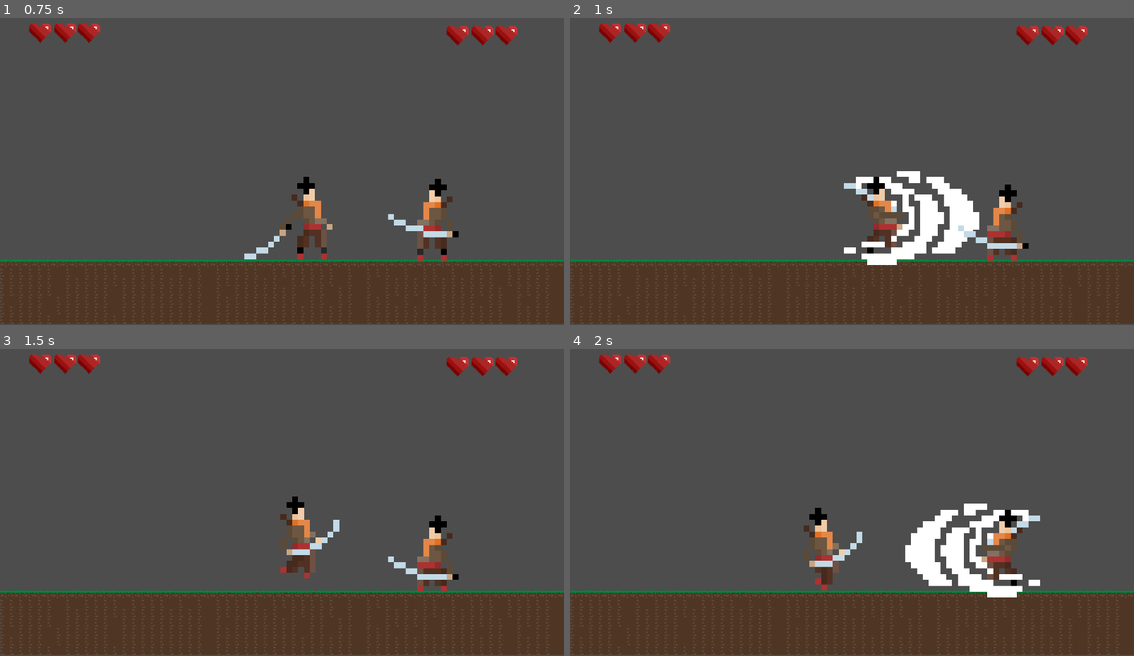
Above: before the commit, frames 1-4 (two rows, left to right).
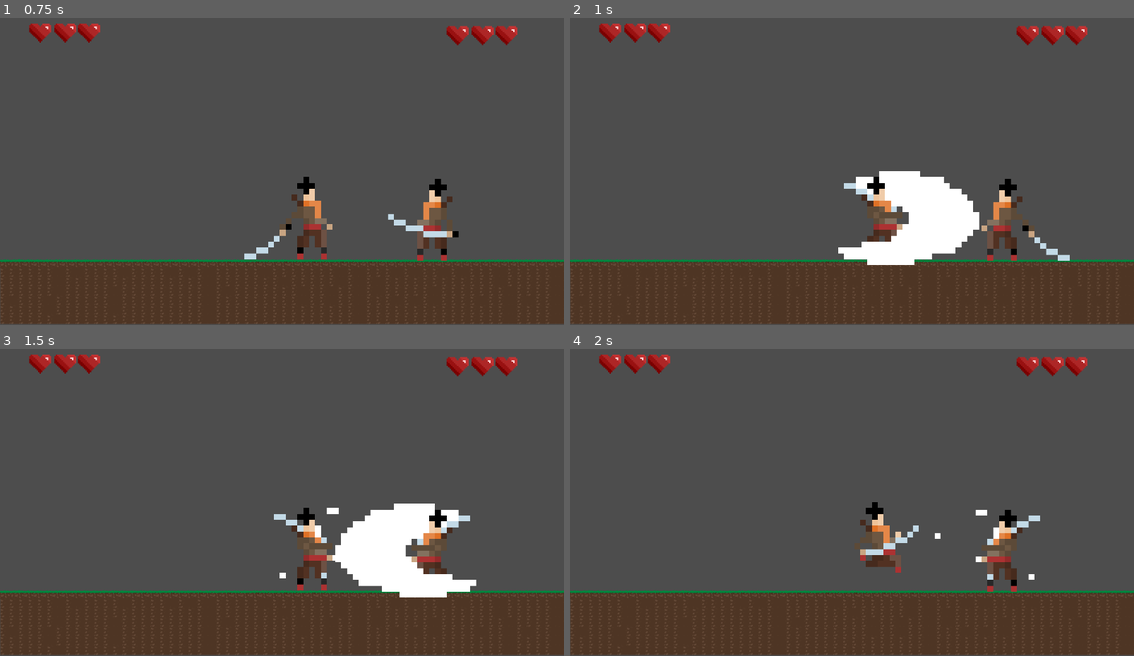
Above: after the commit, the same moments.

Repository: joaokanta/fighting-game
Game: Godot game, scene res://main.tscn
The game is run twice, just before and just after one commit, with the same random seed, the same clock (stepped at 60 frames per second) and the same inputs.
Inputs:
- Up to frame 1 (0.75 s): hold D (player_1_move_right) from 0.53 s (still down); tap J (player_1_attack) at 0.6 s
- Up to frame 2 (1 s): keep holding D (player_1_move_right); tap N (player_2_attack, bound only after the commit) at 0.8 s
- Up to frame 3 (1.5 s): release D (player_1_move_right) at 1.28 s; hold A (player_1_move_left) from 1.28 s (still down); tap N (player_2_attack, bound only after the commit) at 1.35 s
- Up to frame 4 (2 s): keep holding A (player_1_move_left); tap K (player_2_attack, bound only before the commit) at 1.55 s

Frame 1 is identical in both runs. In frame 2, 2.4% of the frame differs, in the area x 47-89%, y 49-81%; in frame 3, 6.4%, in the area x 48-85%, y 48-81%; in frame 4, 4.8%.

Commit message:
added blocking and parrying + parry slowmo

Diff:
--- a/main.gd
+++ b/main.gd
@@ -1,22 +1,31 @@
 extends Node
 
-var player_1_health = 3
-var player_2_health = 3
-
 func _ready():
-	$Player.set_commands("player_1_move_left", "player_1_move_right", "player_1_attack")
-	$Player2.set_commands("player_2_move_left", "player_2_move_right", "player_2_attack")
+	$Player.set_commands("player_1_move_left", "player_1_move_right", "player_1_attack", "player_1_parry")
+	$Player2.set_commands("player_2_move_left", "player_2_move_right", "player_2_attack", "player_2_parry")
 	$Player2.flip()
 
 func _on_player_take_damage():
 	$HUD.player_1_take_damage()
-	player_1_health -= 1
-	if player_1_health == 0:
-		$HUD.game_over("PLAYER 2")
-
 
 func _on_player_2_take_damage():
 	$HUD.player_2_take_damage()
-	player_2_health -= 1
-	if player_2_health == 0:
-		$HUD.game_over("PLAYER 1")
+
+func _on_player_died():
+	$HUD.game_over("PLAYER 2")
+
+func _on_player_2_died():
+	$HUD.game_over("PLAYER 1")
+
+func _on_player_parried():
+	var tween = get_tree().create_tween().set_parallel()
+	tween.tween_property(Engine, "time_scale", 0.5, 0.25)
+	tween.tween_property($AudioStreamPlayer, "pitch_scale", 0.5, 0.25)
+	$SlowMoTimer.start()
+
+
+func _on_slow_mo_timer_timeout():
+	var tween = get_tree().create_tween().set_parallel()
+	tween.tween_property(Engine, "time_scale", 1, 0.1)
+	tween.tween_property($AudioStreamPlayer, "pitch_scale", 1, 0.1)
+	print()
--- a/main.tscn
+++ b/main.tscn
@@ -1,9 +1,10 @@
-[gd_scene load_steps=5 format=3 uid="uid://bfur1yeblr585"]
+[gd_scene load_steps=6 format=3 uid="uid://bfur1yeblr585"]
 
 [ext_resource type="Script" path="res://main.gd" id="1_2bq0o"]
 [ext_resource type="PackedScene" uid="uid://bii0ryidhirca" path="res://player.tscn" id="1_mfvrx"]
 [ext_resource type="PackedScene" uid="uid://ctvkptw0vvbdp" path="res://grass.tscn" id="2_ul7x4"]
 [ext_resource type="PackedScene" uid="uid://dmj1ef7dscsww" path="res://HUD.tscn" id="3_3iran"]
+[ext_resource type="AudioStream" uid="uid://drgr110xmwks1" path="res://26. Hugo The Circuit (R1).mp3" id="5_2q7oc"]
 
 [node name="Main" type="Node"]
 script = ExtResource("1_2bq0o")
@@ -19,5 +20,18 @@
 [node name="Player2" parent="." instance=ExtResource("1_mfvrx")]
 position = Vector2(1459, 724)
 
+[node name="SlowMoTimer" type="Timer" parent="."]
+wait_time = 0.5
+one_shot = true
+
+[node name="AudioStreamPlayer" type="AudioStreamPlayer" parent="."]
+stream = ExtResource("5_2q7oc")
+autoplay = true
+
+[connection signal="died" from="Player" to="." method="_on_player_died"]
+[connection signal="parried" from="Player" to="." method="_on_player_parried"]
 [connection signal="take_damage" from="Player" to="." method="_on_player_take_damage"]
+[connection signal="died" from="Player2" to="." method="_on_player_2_died"]
+[connection signal="parried" from="Player2" to="." method="_on_player_parried"]
 [connection signal="take_damage" from="Player2" to="." method="_on_player_2_take_damage"]
+[connection signal="timeout" from="SlowMoTimer" to="." method="_on_slow_mo_timer_timeout"]
--- a/player.gd
+++ b/player.gd
@@ -4,12 +4,28 @@
 var screen_size
 
 signal take_damage
+signal parried
+signal died
 
+var health = 3
+
+var starting_attack = false
 var attacking = false
 var taking_damage = false
+var post_attack = false
+var dead = false
+var dying = false
+var blocking = false
+var blockstun = false
+var parrying = false
+var failed_parry = false
+var counter_attacking = false
+var flipped = false
+
 var move_right = "null"
 var move_left = "null"
 var attack_command = "null"
+var parry_command = "null"
 
 # Called when the node enters the scene tree for the first time.
 func _ready():
@@ -19,52 +35,165 @@
 
 # Called every frame. 'delta' is the elapsed time since the previous frame.
 func _process(delta):
-	if not attacking and not taking_damage:
-		var velocity = Vector2.ZERO
+	if dying:
+		$AnimatedSprite2D.animation = "dying"
+		return
+
+	if dead:
+		$AnimatedSprite2D.animation = "dead"
+		return
+
+	var velocity = Vector2.ZERO
+	if not is_movement_blocked():
 		if Input.is_action_pressed(move_right):
+			blocking = false
+			if flipped:
+				blocking = true
 			velocity.x += speed
 		if Input.is_action_pressed(move_left):
-			velocity.x -= speed * 0.8
+			blocking = true
+			if flipped:
+				blocking = false
+			velocity.x -= speed * 0.75
 		if Input.is_action_just_pressed(attack_command):
 			attack()
-
-		position += velocity * delta
-		position = position.clamp(Vector2.ZERO, screen_size)
+		if Input.is_action_just_pressed(parry_command):
+			parry()
 
 		if velocity.x != 0:
 			$AnimatedSprite2D.animation = "walk"
 		else:
 			$AnimatedSprite2D.animation = "idle"
 	else:
-		if attacking:
+		if blockstun:
+			blocking = true
+			velocity.x += get_knockback(1.2)
+			$AnimatedSprite2D.animation = "block"
+		elif parrying:
+			$AnimatedSprite2D.animation = "parry"
+		elif failed_parry:
+			$AnimatedSprite2D.animation = "failed_parry"
+		elif counter_attacking:
+			$AnimatedSprite2D.animation = "counter_attack"
+		elif starting_attack:
+			$AnimatedSprite2D.animation = "attack_startup"
+		elif attacking:
 			$AnimatedSprite2D.animation = "attack"
-		if taking_damage:
+		elif taking_damage:
+			velocity.x += get_knockback(0.8)
 			$AnimatedSprite2D.animation = "take_damage"
+		elif post_attack:
+			$AnimatedSprite2D.animation = "post_attack"
 
-func set_commands(move_left, move_right, attack_command):
+	position += velocity * delta
+	position = position.clamp(Vector2.ZERO, screen_size)
+
+
+func get_knockback(multi):
+	if not flipped:
+		return speed * -multi
+	return speed * multi
+
+
+func is_movement_blocked():
+	return attacking or taking_damage or post_attack or blockstun or starting_attack or counter_attacking or parrying or failed_parry
+
+func set_commands(move_left, move_right, attack_command, parry_command):
 	self.move_left = move_left
 	self.move_right = move_right
 	self.attack_command = attack_command
+	self.parry_command = parry_command
+
 
 func flip():
+	flipped = not flipped
+	if not flipped:
+		set_scale(Vector2(-1,1))
+		return
 	set_scale(Vector2(-1,1))
 
+
 func attack():
+	starting_attack = true
+	$AttackStartupTimer.start()
+
+
+func _on_attack_startup_timer_timeout():
+	starting_attack = false
 	attacking = true
 	$Hurtbox.monitorable = true
 	$AttackTimer.start()
 
+
 func _on_attack_timer_timeout():
 	attacking = false
 	$Hurtbox.monitorable = false
+	post_attack = true
+	$PostAttackTimer.start()
+
+
+func _on_post_attack_timer_timeout():
+	post_attack = false
+	failed_parry = false
+
+
+func parry():
+	parrying = true
+	$ParryTimer.start()
+
+
+func _on_parry_timer_timeout():
+	parrying = false
+	failed_parry = true
+	$PostAttackTimer.start()
+
+func _on_parry_animation_timer_timeout():
+	parrying = false
+	counter_attacking = true
+	$CounterAttackTimer.start()
+	$Hurtbox.set_deferred("monitorable", true)
+
+func _on_counter_attack_timer_timeout():
+	$Hitbox.set_deferred("monitoring", true)
+	$Hurtbox.monitorable = false
+	counter_attacking = false
+
 
 func _on_hitbox_area_entered(area):
+	if parrying:
+		parried.emit()
+		$ParryTimer.stop()
+		$ParryAnimationTimer.start()
+		$Hitbox.set_deferred("monitoring", false)
+		return
+
+	if blocking:
+		blockstun = true
+		$BlockstunTimer.start()
+		return
+
+	health -= 1
 	take_damage.emit()
-	taking_damage = true
-	$Hitbox.monitoring = true
-	$DamageTimer.start()
+	if health > 0:
+		attacking = false
+		$Hurtbox.set_deferred("monitorable", false)
+		taking_damage = true
+		$DamageTimer.start()
+		return
+	dying = true
+	$DyingTimer.start()
 
 
 func _on_damage_timer_timeout():
 	taking_damage = false
 	$Hitbox.monitoring = true
+
+
+func _on_dying_timer_timeout():
+	dying = false
+	dead = true
+	died.emit()
+
+
+func _on_blockstun_timer_timeout():
+	blockstun = false
--- a/player.tscn
+++ b/player.tscn
@@ -9,52 +9,43 @@
 [ext_resource type="Texture2D" uid="uid://wm2e3qefw0xr" path="res://sprites/Character/DefaultSkin/run_anim/with sword/walking_animation1.png" id="5_8u8rt"]
 [ext_resource type="Texture2D" uid="uid://bc5oc6usoy2pl" path="res://sprites/Character/DefaultSkin/side_slash_attack/side_attack_animation4.png" id="5_q0pra"]
 [ext_resource type="Texture2D" uid="uid://cvcqc11f6qks1" path="res://sprites/Character/DefaultSkin/run_anim/with sword/walking_animation2.png" id="6_1qqjx"]
+[ext_resource type="Texture2D" uid="uid://dr3kuah8dwekk" path="res://sprites/Character/DefaultSkin/up_slash_attack/up_slash_animation2.png" id="6_ec77s"]
 [ext_resource type="Texture2D" uid="uid://nokwo0q1t4tm" path="res://sprites/Character/DefaultSkin/side_slash_attack/side_attack_animation5.png" id="6_xuluc"]
 [ext_resource type="Texture2D" uid="uid://tjtfsjlicnrx" path="res://sprites/Character/DefaultSkin/side_slash_attack/side_attack_animation6.png" id="7_1tf4r"]
+[ext_resource type="Texture2D" uid="uid://cw0rhttgnlp5y" path="res://sprites/Character/DefaultSkin/deflect_horizontal_anim/no effects/deflect_horizontal_animation1.png" id="7_7ketx"]
+[ext_resource type="Texture2D" uid="uid://on6xswx88pf5" path="res://sprites/Character/DefaultSkin/die_anim/die_animation4.png" id="7_71vhe"]
+[ext_resource type="Texture2D" uid="uid://cg1k00f2c3kjc" path="res://sprites/Character/DefaultSkin/up_slash_attack/up_slash_animation3.png" id="7_jop3s"]
 [ext_resource type="Texture2D" uid="uid://chdpfuh8p0osf" path="res://sprites/Character/DefaultSkin/run_anim/with sword/walking_animation3.png" id="7_x6fbg"]
+[ext_resource type="Texture2D" uid="uid://6rcb3odnhln1" path="res://sprites/Character/DefaultSkin/die_anim/die_animation1.png" id="8_nx55q"]
 [ext_resource type="Texture2D" uid="uid://dfxc4iuuxynaf" path="res://sprites/Character/DefaultSkin/run_anim/with sword/walking_animation4.png" id="8_s2xwd"]
+[ext_resource type="Texture2D" uid="uid://rjrvgktlew1v" path="res://sprites/Character/DefaultSkin/up_slash_attack/up_slash_animation4.png" id="8_vtxe0"]
+[ext_resource type="Texture2D" uid="uid://bk8o62f3bbxel" path="res://sprites/Character/DefaultSkin/die_anim/die_animation2.png" id="9_0iohy"]
+[ext_resource type="Texture2D" uid="uid://cu6xkpogi0brc" path="res://sprites/Character/DefaultSkin/up_slash_attack/up_slash_animation5.png" id="9_imx8q"]
 [ext_resource type="Texture2D" uid="uid://ci4mx5lnw1k6o" path="res://sprites/Character/DefaultSkin/run_anim/with sword/walking_animation5.png" id="9_vu3i6"]
+[ext_resource type="Texture2D" uid="uid://vfqalrp1odkj" path="res://sprites/Character/DefaultSkin/die_anim/die_animation3.png" id="10_2tsv8"]
 [ext_resource type="Texture2D" uid="uid://bbjopf2c4ie86" path="res://sprites/Character/DefaultSkin/run_anim/with sword/walking_animation6.png" id="10_7xpon"]
+[ext_resource type="Texture2D" uid="uid://un4k0vnc6lao" path="res://sprites/Character/DefaultSkin/up_slash_attack/up_slash_animation6.png" id="10_lxs6o"]
 [ext_resource type="Texture2D" uid="uid://dwl1of2jev40u" path="res://sprites/Character/DefaultSkin/take_hit_anim/with sword/taking_hit_animation1.png" id="10_sqlkw"]
 [ext_resource type="Texture2D" uid="uid://bv1e6ywu75fje" path="res://sprites/Character/DefaultSkin/run_anim/with sword/walking_animation7.png" id="11_frpol"]
 [ext_resource type="Texture2D" uid="uid://uwbkj8djoy2q" path="res://sprites/Character/DefaultSkin/take_hit_anim/with sword/taking_hit_animation2.png" id="11_h3ax3"]
 [ext_resource type="Texture2D" uid="uid://btuljiylvwmj2" path="res://sprites/Character/DefaultSkin/run_anim/with sword/walking_animation8.png" id="12_xjwgd"]
+[ext_resource type="Texture2D" uid="uid://cgvf4o0uu8j0o" path="res://sprites/Character/DefaultSkin/deflect_vertical_anim/with effects/deflect_vertical_animation3.png" id="13_2ax8h"]
+[ext_resource type="Texture2D" uid="uid://b8wgcr3lp1mbd" path="res://sprites/Character/DefaultSkin/deflect_vertical_anim/with effects/deflect_vertical_animation5.png" id="15_r6qn3"]
 
 [sub_resource type="SpriteFrames" id="SpriteFrames_xmcfu"]
 animations = [{
 "frames": [{
 "duration": 1.0,
-"texture": ExtResource("3_un7dg")
-}, {
-"duration": 1.0,
-"texture": ExtResource("3_un7dg")
-}, {
-"duration": 1.0,
-"texture": ExtResource("3_un7dg")
-}, {
-"duration": 1.0,
-"texture": ExtResource("3_un7dg")
-}, {
-"duration": 1.0,
 "texture": ExtResource("4_opfar")
 }, {
 "duration": 1.0,
+"texture": ExtResource("4_opfar")
+}, {
+"duration": 1.0,
 "texture": ExtResource("5_q0pra")
 }, {
 "duration": 1.0,
 "texture": ExtResource("5_q0pra")
-}, {
-"duration": 1.0,
-"texture": ExtResource("6_xuluc")
-}, {
-"duration": 1.0,
-"texture": ExtResource("6_xuluc")
-}, {
-"duration": 1.0,
-"texture": ExtResource("6_xuluc")
-}, {
-"duration": 1.0,
-"texture": ExtResource("7_1tf4r")
 }],
 "loop": true,
 "name": &"attack",
@@ -62,6 +53,84 @@
 }, {
 "frames": [{
 "duration": 1.0,
+"texture": ExtResource("3_un7dg")
+}],
+"loop": true,
+"name": &"attack_startup",
+"speed": 5.0
+}, {
+"frames": [{
+"duration": 1.0,
+"texture": ExtResource("7_7ketx")
+}],
+"loop": true,
+"name": &"block",
+"speed": 5.0
+}, {
+"frames": [{
+"duration": 1.0,
+"texture": ExtResource("6_ec77s")
+}, {
+"duration": 1.0,
+"texture": ExtResource("7_jop3s")
+}, {
+"duration": 1.0,
+"texture": ExtResource("8_vtxe0")
+}, {
+"duration": 1.0,
+"texture": ExtResource("9_imx8q")
+}, {
+"duration": 1.0,
+"texture": ExtResource("10_lxs6o")
+}, {
+"duration": 1.0,
+"texture": ExtResource("10_lxs6o")
+}, {
+"duration": 1.0,
+"texture": ExtResource("10_lxs6o")
+}, {
+"duration": 1.0,
+"texture": ExtResource("10_lxs6o")
+}],
+"loop": true,
+"name": &"counter_attack",
+"speed": 20.0
+}, {
+"frames": [{
+"duration": 1.0,
+"texture": ExtResource("7_71vhe")
+}],
+"loop": true,
+"name": &"dead",
+"speed": 5.0
+}, {
+"frames": [{
+"duration": 1.0,
+"texture": ExtResource("8_nx55q")
+}, {
+"duration": 1.0,
+"texture": ExtResource("9_0iohy")
+}, {
+"duration": 1.0,
+"texture": ExtResource("10_2tsv8")
+}, {
+"duration": 1.0,
+"texture": ExtResource("7_71vhe")
+}],
+"loop": true,
+"name": &"dying",
+"speed": 5.0
+}, {
+"frames": [{
+"duration": 1.0,
+"texture": ExtResource("15_r6qn3")
+}],
+"loop": true,
+"name": &"failed_parry",
+"speed": 5.0
+}, {
+"frames": [{
+"duration": 1.0,
 "texture": ExtResource("2_ox8ay")
 }, {
 "duration": 1.0,
@@ -72,6 +141,31 @@
 }],
 "loop": true,
 "name": &"idle",
+"speed": 5.0
+}, {
+"frames": [{
+"duration": 1.0,
+"texture": ExtResource("13_2ax8h")
+}],
+"loop": true,
+"name": &"parry",
+"speed": 5.0
+}, {
+"frames": [{
+"duration": 1.0,
+"texture": ExtResource("6_xuluc")
+}, {
+"duration": 1.0,
+"texture": ExtResource("6_xuluc")
+}, {
+"duration": 1.0,
+"texture": ExtResource("6_xuluc")
+}, {
+"duration": 1.0,
+"texture": ExtResource("7_1tf4r")
+}],
+"loop": true,
+"name": &"post_attack",
 "speed": 5.0
 }, {
 "frames": [{
@@ -131,9 +225,7 @@
 position = Vector2(-2.00006, -2.99994)
 scale = Vector2(20, 20)
 sprite_frames = SubResource("SpriteFrames_xmcfu")
-animation = &"take_damage"
-frame = 1
-frame_progress = 0.717686
+animation = &"counter_attack"
 
 [node name="Hurtbox" type="Area2D" parent="."]
 position = Vector2(173, -6)
@@ -155,13 +247,47 @@
 shape = SubResource("RectangleShape2D_66aqb")
 
 [node name="DamageTimer" type="Timer" parent="."]
-wait_time = 0.6
+wait_time = 0.9
 one_shot = true
 
 [node name="AttackTimer" type="Timer" parent="."]
-wait_time = 0.6
+wait_time = 0.5
+one_shot = true
+
+[node name="PostAttackTimer" type="Timer" parent="."]
+wait_time = 0.5
+one_shot = true
+
+[node name="DyingTimer" type="Timer" parent="."]
+wait_time = 0.4
+one_shot = true
+
+[node name="BlockstunTimer" type="Timer" parent="."]
+wait_time = 0.8
+one_shot = true
+
+[node name="AttackStartupTimer" type="Timer" parent="."]
+wait_time = 0.3
+one_shot = true
+
+[node name="ParryTimer" type="Timer" parent="."]
+wait_time = 0.2
+one_shot = true
+
+[node name="CounterAttackTimer" type="Timer" parent="."]
+wait_time = 0.3
+one_shot = true
+
+[node name="ParryAnimationTimer" type="Timer" parent="."]
 one_shot = true
 
 [connection signal="area_entered" from="Hitbox" to="." method="_on_hitbox_area_entered"]
 [connection signal="timeout" from="DamageTimer" to="." method="_on_damage_timer_timeout"]
 [connection signal="timeout" from="AttackTimer" to="." method="_on_attack_timer_timeout"]
+[connection signal="timeout" from="PostAttackTimer" to="." method="_on_post_attack_timer_timeout"]
+[connection signal="timeout" from="DyingTimer" to="." method="_on_dying_timer_timeout"]
+[connection signal="timeout" from="BlockstunTimer" to="." method="_on_blockstun_timer_timeout"]
+[connection signal="timeout" from="AttackStartupTimer" to="." method="_on_attack_startup_timer_timeout"]
+[connection signal="timeout" from="ParryTimer" to="." method="_on_parry_timer_timeout"]
+[connection signal="timeout" from="CounterAttackTimer" to="." method="_on_counter_attack_timer_timeout"]
+[connection signal="timeout" from="ParryAnimationTimer" to="." method="_on_parry_animation_timer_timeout"]
--- a/project.godot
+++ b/project.godot
@@ -49,16 +49,26 @@
 }
 player_2_move_right={
 "deadzone": 0.5,
-"events": [Object(InputEventKey,"resource_local_to_scene":false,"resource_name":"","device":-1,"window_id":0,"alt_pressed":false,"shift_pressed":false,"ctrl_pressed":false,"meta_pressed":false,"pressed":false,"keycode":0,"physical_keycode":88,"key_label":0,"unicode":120,"echo":false,"script":null)
+"events": [Object(InputEventKey,"resource_local_to_scene":false,"resource_name":"","device":-1,"window_id":0,"alt_pressed":false,"shift_pressed":false,"ctrl_pressed":false,"meta_pressed":false,"pressed":false,"keycode":0,"physical_keycode":67,"key_label":0,"unicode":99,"echo":false,"script":null)
 ]
 }
 player_2_move_down={
 "deadzone": 0.5,
-"events": [Object(InputEventKey,"resource_local_to_scene":false,"resource_name":"","device":-1,"window_id":0,"alt_pressed":false,"shift_pressed":false,"ctrl_pressed":false,"meta_pressed":false,"pressed":false,"keycode":0,"physical_keycode":67,"key_label":0,"unicode":99,"echo":false,"script":null)
+"events": [Object(InputEventKey,"resource_local_to_scene":false,"resource_name":"","device":-1,"window_id":0,"alt_pressed":false,"shift_pressed":false,"ctrl_pressed":false,"meta_pressed":false,"pressed":false,"keycode":0,"physical_keycode":88,"key_label":0,"unicode":120,"echo":false,"script":null)
 ]
 }
 player_2_attack={
 "deadzone": 0.5,
+"events": [Object(InputEventKey,"resource_local_to_scene":false,"resource_name":"","device":-1,"window_id":0,"alt_pressed":false,"shift_pressed":false,"ctrl_pressed":false,"meta_pressed":false,"pressed":false,"keycode":0,"physical_keycode":78,"key_label":0,"unicode":110,"echo":false,"script":null)
+]
+}
+player_1_parry={
+"deadzone": 0.5,
 "events": [Object(InputEventKey,"resource_local_to_scene":false,"resource_name":"","device":-1,"window_id":0,"alt_pressed":false,"shift_pressed":false,"ctrl_pressed":false,"meta_pressed":false,"pressed":false,"keycode":0,"physical_keycode":75,"key_label":0,"unicode":107,"echo":false,"script":null)
 ]
 }
+player_2_parry={
+"deadzone": 0.5,
+"events": [Object(InputEventKey,"resource_local_to_scene":false,"resource_name":"","device":-1,"window_id":0,"alt_pressed":false,"shift_pressed":false,"ctrl_pressed":false,"meta_pressed":false,"pressed":false,"keycode":0,"physical_keycode":77,"key_label":0,"unicode":109,"echo":false,"script":null)
+]
+}
Not shown, added: 26. Hugo The Circuit (R1).mp3.import
Not shown: 1 places in player.tscn that only renumber resources
Not shown, added: 26. Hugo The Circuit (R1).mp3
Not shown, added: roadmap
